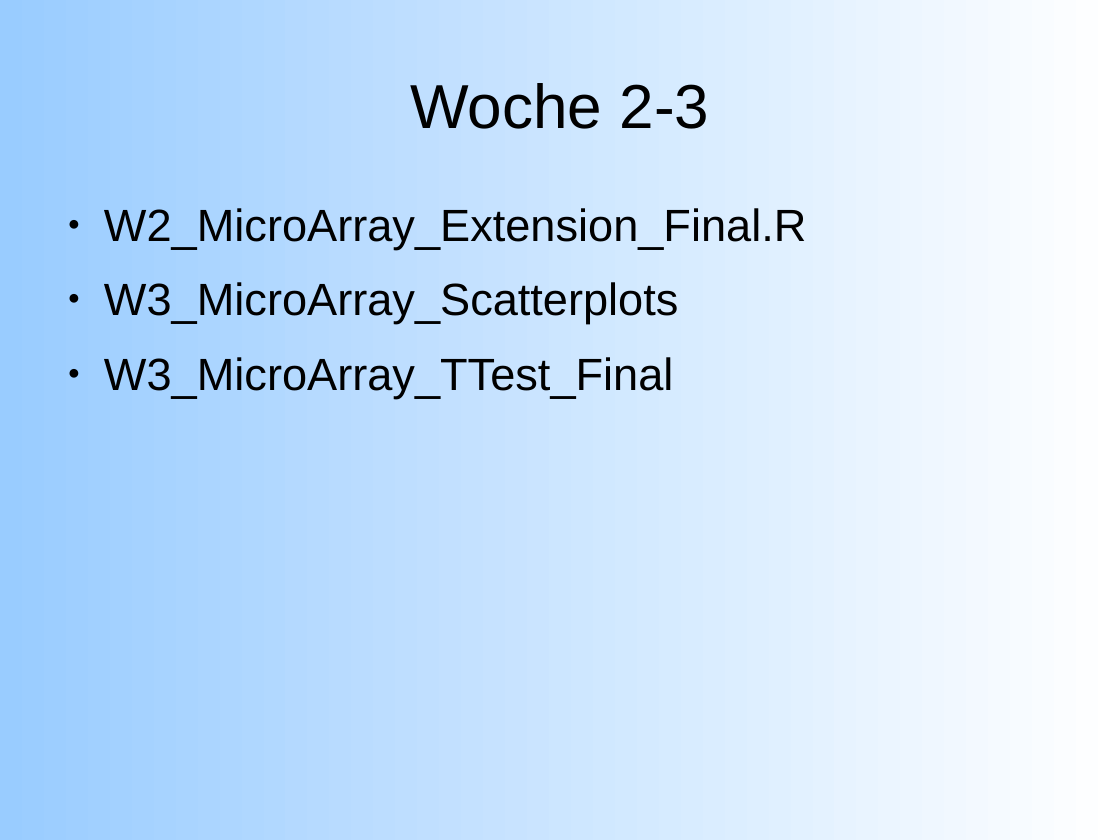
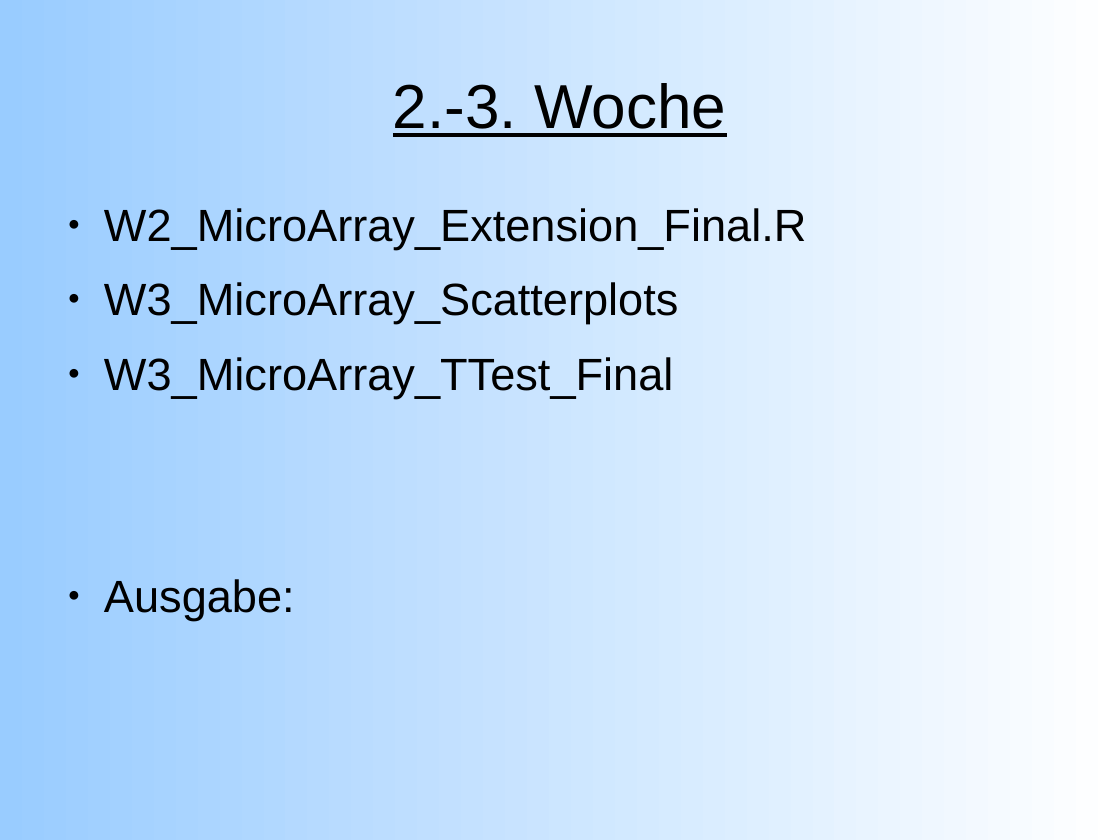
Before and after one commit to emmkey/GenEx, a slide deck: slide 4 of Abschlusspraesentations Daten/Abschlusspräsentation_In_Arbeit.odp. Drawn at 1120x840 pixels with LibreOffice and Linux fonts; fonts in the diff are those of the drawing. Boxes give left, top, right and bottom in pixels: in the first picture for what was removed or moved away, otherwise in the second. Text is boxed around its words. In the diff, an @@ line names an element or a change of style, - is before the commit and + after.

```diff
--- a/Abschlusspraesentations Daten/Abschlusspräsentation_In_Arbeit.odp
+++ b/Abschlusspraesentations Daten/Abschlusspräsentation_In_Arbeit.odp
@@ title at bbox=[393, 83, 726, 137]: text changed @@
-Woche 2-3
+2.-3. Woche
@@ text at bbox=[104, 579, 295, 621]: paragraph added @@
+● Ausgabe:
```
Also in this commit, not shown: 4 other slides changed.
